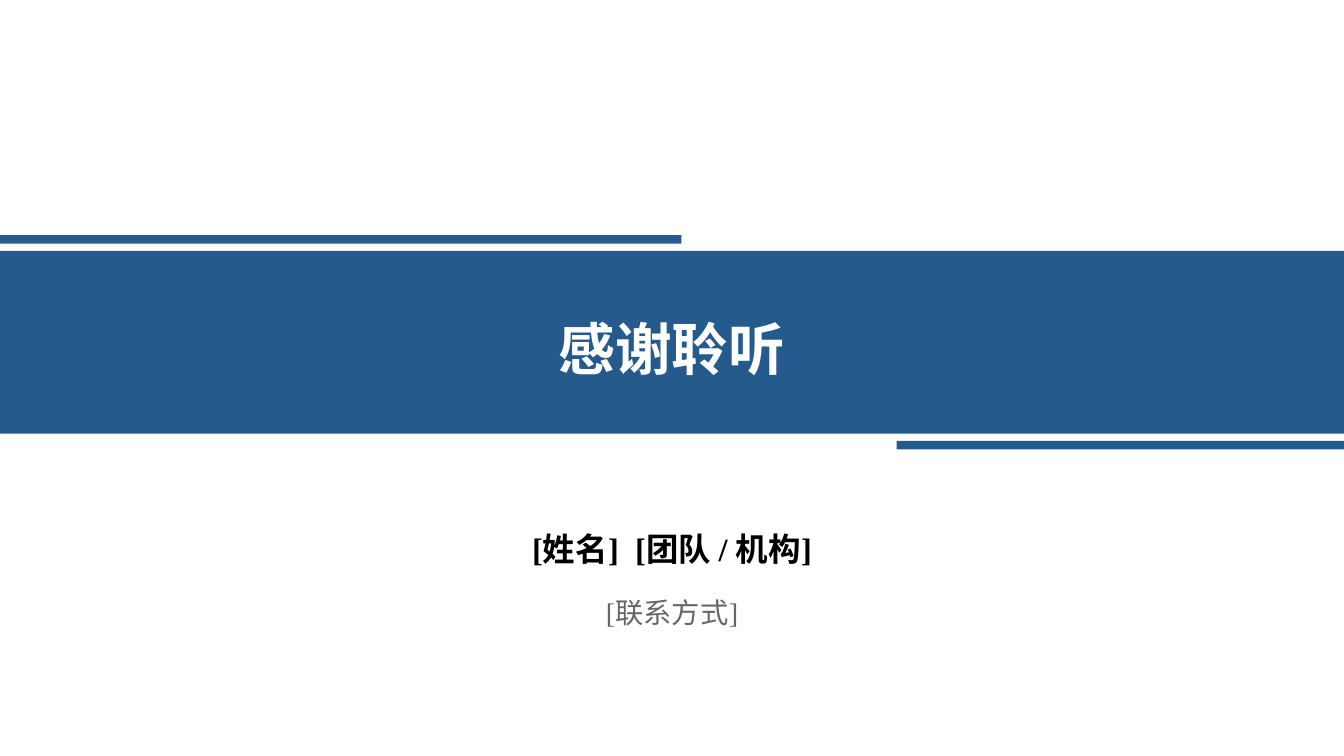
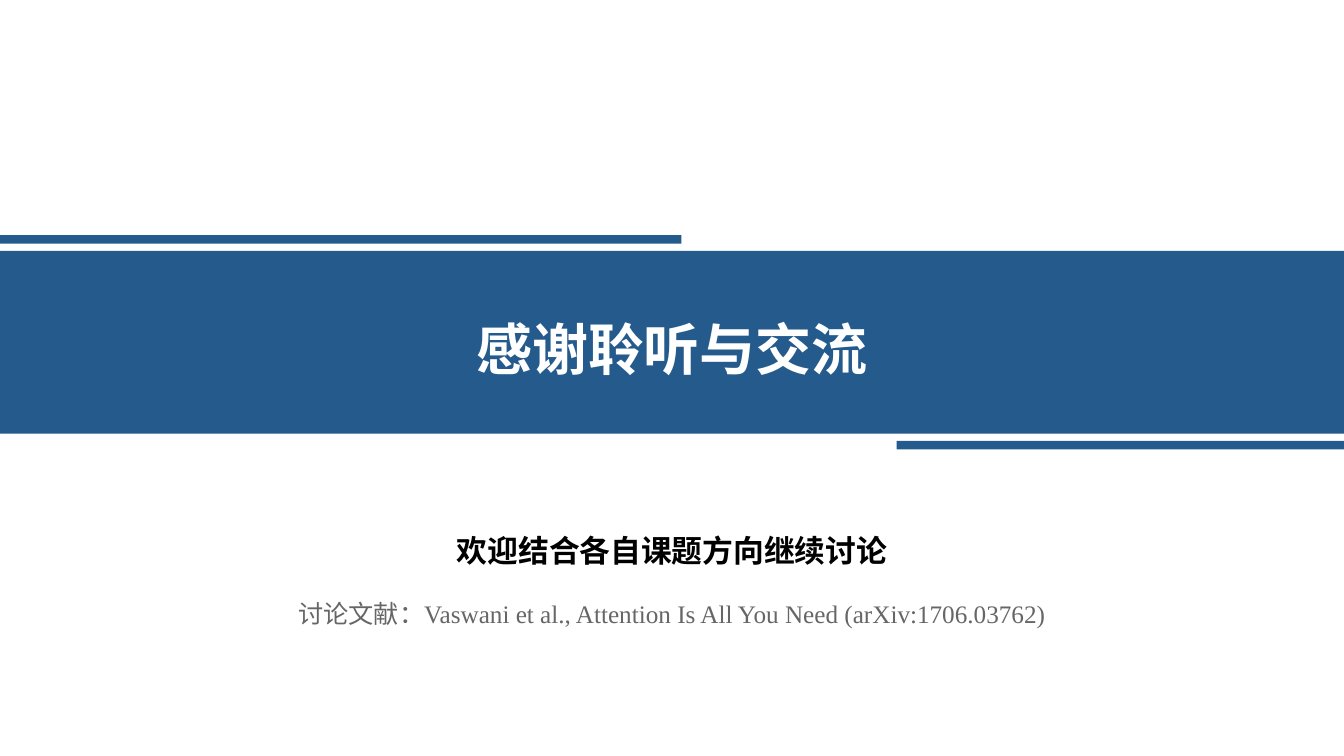
Before and after one commit to Starxy/skills, a slide deck: slide 16 of skills/ppt-craft/assets/academic-blue-template.pptx. Drawn at 1344x756 pixels with LibreOffice and Linux fonts; fonts in the diff are those of the drawing. Boxes give left, top, right and bottom in pixels: in the first picture for what was removed or moved away, otherwise in the second. Text is boxed around its words. In the diff, an @@ line names an element or a change of style, - is before the commit and + after.

Commit message:
feat(ppt-craft): 优化中文表达与学术蓝版式并改用论文组会示例
- 精简技能与参考文档中的冗余检查和防御性用语，改为更自然的中文表述
- 内容页采用左对齐蓝色章节栏、居中核心标题配下划线、卡片结构与完整长句，保留原有配色、封面、目录和章节首页
- 参考文献脚注改为仅在引用他人图表或数据时按需添加
- 将默认示例替换为 Attention Is All You Need（arXiv:1706.03762）16 页组会汇报及预览图，明确仅参考风格与版式

```diff
--- a/skills/ppt-craft/assets/academic-blue-template.pptx
+++ b/skills/ppt-craft/assets/academic-blue-template.pptx
@@ text at [476, 322, 868, 375]: text changed; size 40.5 to 40 pt; font Times New Roman to Noto Sans CJK SC @@
-感谢聆听
+感谢聆听与交流
@@ text "欢迎结合各自课题方向继续讨论" at [457, 535, 887, 565]: vertical alignment top to middle @@
@@ text at [457, 535, 887, 565]: text changed; size 23.2 to 22 pt; font Times New Roman to Noto Sans CJK SC @@
-[姓名] [团队 / 机构]
+欢迎结合各自课题方向继续讨论
@@ text "讨论文献：Vaswani et al., Attention Is ..." at [298, 602, 1045, 628]: vertical alignment top to middle @@
@@ text at [298, 602, 1045, 628]: text changed; size 20.2 to 18 pt @@
-[联系方式]
+讨论文献：Vaswani et al., Attention Is All You Need (arXiv:1706.03762)
```
Also in this commit, not shown: 2 other slides changed, 13 slides added, 13 slides removed, 8 other files.
